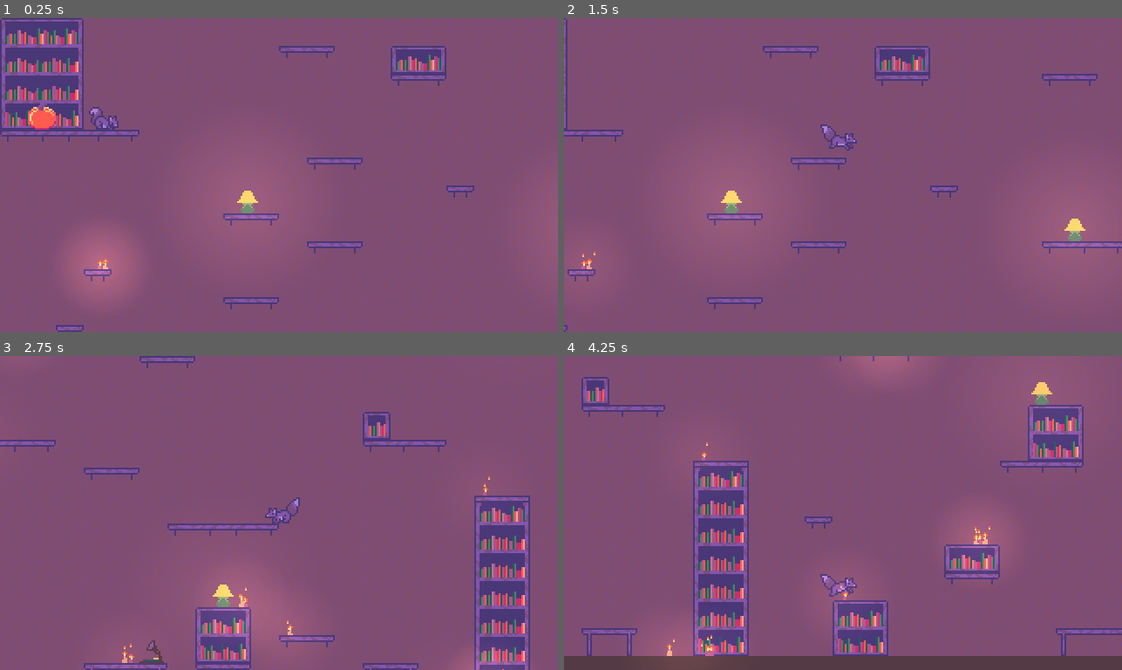
Above: before the commit, frames 1-4 (two rows, left to right).
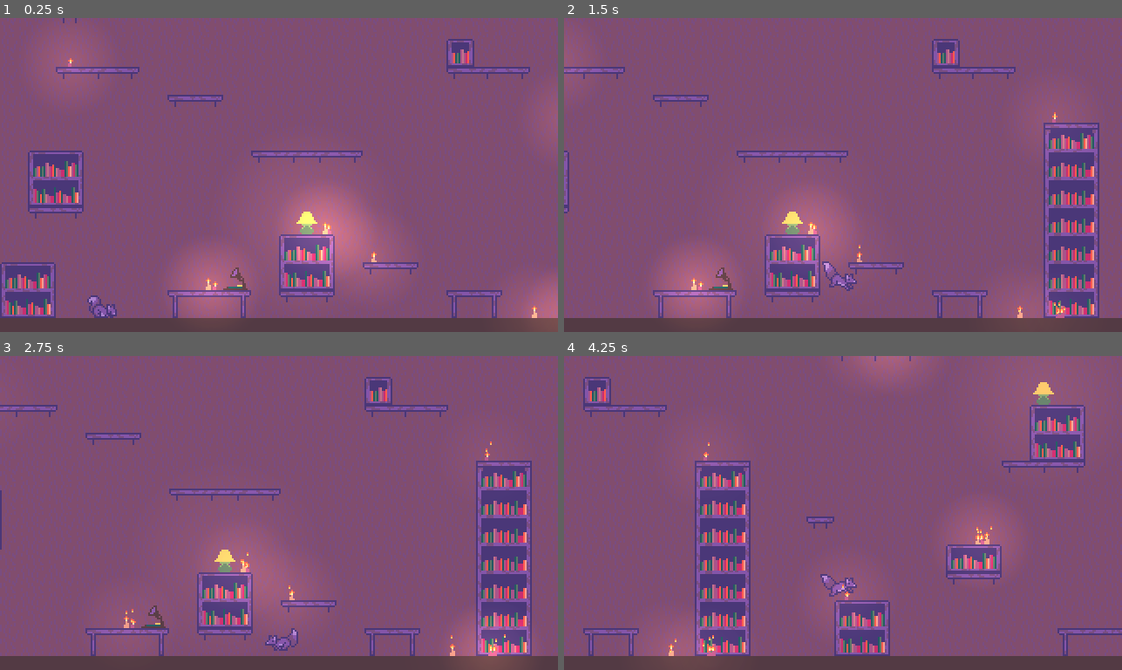
Above: after the commit, the same moments.

Repository: UniGDC/Cozy-Autumn-Game-Jam
Game: Godot game, scene res://Scenes/Levels/Level 5.tscn
The game is run twice, just before and just after one commit, with the same random seed, the same clock (stepped at 60 frames per second) and the same inputs. This scene is started directly instead of the project's main scene.
Inputs:
- Up to frame 1 (0.25 s): no input
- Up to frame 2 (1.5 s): hold D (right) from 0.53 s (still down); tap Ctrl (interact) at 0.6, 1.35 s; tap Space (jump) at 0.77 s
- Up to frame 3 (2.75 s): tap Space (jump) at 1.52 s; release D (right) at 2.03 s; hold A (left) from 2.03 s (still down); tap Ctrl (interact) at 2.1 s
- Up to frame 4 (4.25 s): release A (left) at 2.78 s; hold D (right) from 2.78 s (still down); tap Ctrl (interact) at 2.85, 3.6 s; tap Space (jump) at 3.02, 3.77 s

The runs differ from the first frame. In frame 1, 29% of the frame differs, in the area x 0-100%, y 0-100%; in frame 2, 24%; in frame 3, 18%; in frame 4, 6.8%.

Commit message:
Finishing touches

Diff:
--- a/Scenes/Global.tscn
+++ b/Scenes/Global.tscn
@@ -10,6 +10,7 @@
 [ext_resource path="res://Scenes/Levels/Level 5.tscn" type="PackedScene" id=8]
 [ext_resource path="res://Scenes/Levels/Win.tscn" type="PackedScene" id=9]
 [ext_resource path="res://Art/Among Us Kill  Sound Effect.mp3" type="AudioStream" id=10]
+[ext_resource path="res://Art/le funny.mp3" type="AudioStream" id=11]
 
 [sub_resource type="Animation" id=2]
 resource_name = "fade in"
@@ -76,3 +77,5 @@
 color = Color( 0, 0, 0, 1 )
 
 [node name="WinMusic" type="AudioStreamPlayer" parent="."]
+stream = ExtResource( 11 )
+volume_db = -20.0
--- a/Scenes/Levels/Level 5.tscn
+++ b/Scenes/Levels/Level 5.tscn
@@ -300,7 +300,7 @@
 script = ExtResource( 1 )
 
 [node name="Player" parent="." instance=ExtResource( 6 )]
-position = Vector2( 60, 54 )
+position = Vector2( 59, 333 )
 
 [node name="Decorations" type="TileMap" parent="."]
 tile_set = SubResource( 11 )
--- a/Scripts/Global.gd
+++ b/Scripts/Global.gd
@@ -51,6 +51,6 @@
 	$KillEffect.play()
 	stop_music()
 	get_tree().change_scene_to(win_screen)
+	yield(get_tree().create_timer(0.6), "timeout")
 	$WinMusic.play()
-	yield(get_tree().create_timer(0.6), "timeout")
 	$KillEffect.stop()
Binary file changed: Art/Win_screen.png
Not shown, added: Art/le funny.mp3.import
Not shown: 1 places in Scenes/Global.tscn that only renumber resources
Not shown, added: export_presets.cfg
Not shown, added: Art/le funny.mp3
